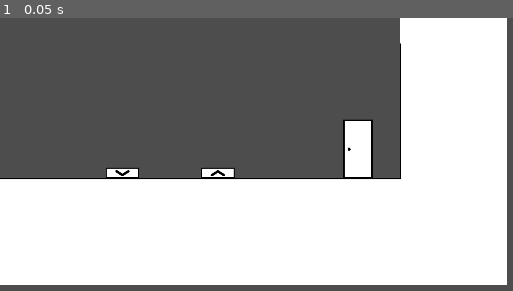
Above: before the commit, frame 1.
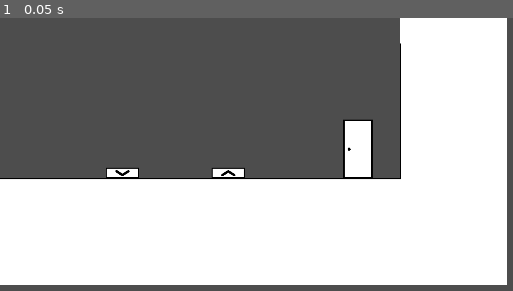
Above: after the commit, the same moment.

Repository: idrinkradium/101LIVES
Game: Godot game, scene res://level2.tscn
Two runs of this game, one before a commit and one after it. Both use one fixed random seed, a clock stepped at 60 frames per second and the inputs below. This scene is started directly instead of the project's main scene. Sound files missing from this copy of the repository are replaced by a short silence.
Inputs:
- Up to frame 1 (0.05 s): no input

The runs differ from the first frame. In frame 1, 0.2% of the frame differs, in the area x 39-48%, y 54-59%.

Commit message:
Revert "Merge branch 'main' of https://github.com/idrinkradium/101LIVES"
This reverts commit 625379f0a9c89c694fb3d4a29ce0c581142dbb49, reversing
changes made to 74e74d32e6886e9f63964719c7d4924c1cb62f83.

Diff:
--- a/level2.tscn
+++ b/level2.tscn
@@ -22,8 +22,9 @@
 position = Vector2(294, 384)
 powerables = [NodePath("../Piston")]
 
+[node name="Piston" parent="." instance=ExtResource("3_joud2")]
+position = Vector2(548, 384)
+ragdoll_force = 10000
+
 [node name="Door" parent="." instance=ExtResource("4_8mcau")]
 position = Vector2(859, 315)
-
-[node name="Piston" parent="." instance=ExtResource("3_joud2")]
-position = Vector2(523, 384)
--- a/mainmenu.tscn
+++ b/mainmenu.tscn
@@ -2,7 +2,7 @@
 
 [ext_resource type="Script" path="res://mainmenu.gd" id="1_1ra5l"]
 [ext_resource type="Texture2D" uid="uid://b6tk65u5eo2y0" path="res://ui/101lives logo.png" id="2_ot5ck"]
-[ext_resource type="Texture2D" uid="uid://ept00eui0ixr" path="res://ui/Play1.png" id="2_q0lq7"]
+[ext_resource type="Texture2D" uid="uid://ept00eui0ixr" path="res://ui/play1.png" id="2_q0lq7"]
 [ext_resource type="FontFile" uid="uid://bkoydq55snmj8" path="res://gobaaahandwrittencomic-regular-webfont.ttf" id="3_uc0vy"]
 [ext_resource type="Texture2D" uid="uid://dgy0x34a04ym7" path="res://ui/options1.png" id="4_rsc4b"]
 [ext_resource type="Texture2D" uid="uid://bej33vxk5ktur" path="res://ui/levels1.png" id="5_rtmgw"]
@@ -90,8 +90,6 @@
 stretch_mode = 0
 
 [node name="StaticBody2D" type="StaticBody2D" parent="Play"]
-collision_layer = 253
-collision_mask = 253
 
 [node name="CollisionPolygon2D" type="CollisionPolygon2D" parent="Play/StaticBody2D"]
 polygon = PackedVector2Array(58, 79, 100, 78, 147, 78, 185, 71, 250, 67, 332, 66, 413, 71, 437, 79, 436, 125, 416, 171, 373, 185, 273, 185, 59, 180, 41, 165)
@@ -111,8 +109,6 @@
 stretch_mode = 0
 
 [node name="StaticBody2D" type="StaticBody2D" parent="Options"]
-collision_layer = 253
-collision_mask = 253
 
 [node name="CollisionPolygon2D" type="CollisionPolygon2D" parent="Options/StaticBody2D"]
 polygon = PackedVector2Array(382, 63, 404, 69, 411, 90, 414, 153, 49, 172, 43, 128, 47, 79, 129, 63)
@@ -132,8 +128,6 @@
 stretch_mode = 0
 
 [node name="StaticBody2D" type="StaticBody2D" parent="Levels"]
-collision_layer = 253
-collision_mask = 253
 
 [node name="CollisionPolygon2D" type="CollisionPolygon2D" parent="Levels/StaticBody2D"]
 polygon = PackedVector2Array(63, 80, 113, 70, 218, 68, 342, 62, 413, 70, 428, 135, 424, 167, 262, 181, 45, 182, 53, 122)
--- a/piston.gd
+++ b/piston.gd
@@ -1,8 +1,9 @@
 extends Powerable
 
 @export var height = 150
-@export var animation_duration = 0.15
+@export var animation_duration = 0.1
 @export var player_velocity = 1000
+@export var ragdoll_force = 500
 
 var tween:Tween
 var busy = false
@@ -26,23 +27,34 @@
 	else:
 		$PistonIn.play()
 
+	#$Piston/CollisionPolygon2D.disabled=true
+
 	if powered:
-		for collision in $AnimatableBody2D/ShapeCast2D.collision_result:
+		for collision in $Piston/ShapeCast2D.collision_result:
 			if collision.collider is CharacterBody2D:
 				collision.collider.velocity.y = -player_velocity
+			elif collision.collider is RigidBody2D:
+				collision.collider.apply_impulse(Vector2(0, -1))
 
 	if tween:
 		tween.kill() # Abort the previous animation.
 
 	tween = create_tween()
-
-	var new_y = $AnimatableBody2D.position.y - height if powered else $AnimatableBody2D.position.y + height
-	tween.parallel().tween_property($AnimatableBody2D, "position", Vector2($AnimatableBody2D.position.x, new_y), animation_duration)
+	animation_duration=.13
+	var new_y = $Piston.position.y - height if powered else $Piston.position.y + height
+	tween.parallel().tween_property($Piston, "position", Vector2($Piston.position.x, new_y), animation_duration)
 
 	new_y = -.0014 * height if powered else 0
 	tween.parallel().tween_property($Spring, "scale", Vector2($Spring.scale.x, new_y), animation_duration)
 
 	var finished = func():
+		$SafezoneTimer.start()
 		busy = false
 
 	tween.finished.connect(finished)
+
+
+func _on_safezone_timer_timeout():
+	if $Piston/ShapeCast2D.collision_result.is_empty():
+		$Piston/CollisionPolygon2D.disabled=false
+		$SafezoneTimer.stop()
--- a/piston.tscn
+++ b/piston.tscn
@@ -18,24 +18,24 @@
 texture = ExtResource("1_e4u08")
 centered = false
 
-[node name="AnimatableBody2D" type="AnimatableBody2D" parent="."]
+[node name="Piston" type="AnimatableBody2D" parent="."]
 position = Vector2(0, -1.90735e-06)
 collision_layer = 20
 collision_mask = 20
 
-[node name="Sprite" type="Sprite2D" parent="AnimatableBody2D"]
+[node name="Sprite" type="Sprite2D" parent="Piston"]
 position = Vector2(0, -12)
 scale = Vector2(0.2, 0.2)
 texture = ExtResource("2_nb36i")
 
-[node name="ShapeCast2D" type="ShapeCast2D" parent="AnimatableBody2D"]
+[node name="ShapeCast2D" type="ShapeCast2D" parent="Piston"]
 position = Vector2(0, -40)
 scale = Vector2(0.2, 0.2)
 shape = SubResource("RectangleShape2D_6io66")
 target_position = Vector2(0, 180)
 collision_mask = 253
 
-[node name="CollisionPolygon2D" type="CollisionPolygon2D" parent="AnimatableBody2D"]
+[node name="CollisionPolygon2D" type="CollisionPolygon2D" parent="Piston"]
 position = Vector2(-20, -44)
 polygon = PackedVector2Array(-25, 44, -19, 20, 60, 20, 65, 44)
 
@@ -47,4 +47,8 @@
 stream = ExtResource("5_xf3mb")
 volume_db = -5.0
 
+[node name="SafezoneTimer" type="Timer" parent="."]
+wait_time = 0.1
+
 [connection signal="power_changed" from="." to="." method="_on_power_changed"]
+[connection signal="timeout" from="SafezoneTimer" to="." method="_on_safezone_timer_timeout"]
--- a/ragdoll.tscn
+++ b/ragdoll.tscn
@@ -104,8 +104,6 @@
 
 [node name="bottomrightarm" type="RigidBody2D" parent="."]
 position = Vector2(18, -1)
-collision_layer = 3
-collision_mask = 3
 mass = 0.75
 continuous_cd = 2
 
@@ -125,8 +123,6 @@
 
 [node name="bottomleftarm" type="RigidBody2D" parent="."]
 position = Vector2(-18, 0)
-collision_layer = 3
-collision_mask = 3
 mass = 0.75
 continuous_cd = 2
 
@@ -167,8 +163,8 @@
 
 [node name="bottomleftleg" type="RigidBody2D" parent="."]
 position = Vector2(-8, 57)
-collision_layer = 34
-collision_mask = 34
+collision_layer = 18
+collision_mask = 18
 mass = 0.75
 continuous_cd = 2
 
@@ -188,8 +184,8 @@
 
 [node name="toprightleg" type="RigidBody2D" parent="."]
 position = Vector2(6, 25)
-collision_layer = 66
-collision_mask = 66
+collision_layer = 34
+collision_mask = 34
 mass = 0.75
 continuous_cd = 2
 
@@ -210,8 +206,8 @@
 
 [node name="topleftleg" type="RigidBody2D" parent="."]
 position = Vector2(-7, 25)
-collision_layer = 130
-collision_mask = 130
+collision_layer = 34
+collision_mask = 34
 mass = 0.75
 continuous_cd = 2
 
